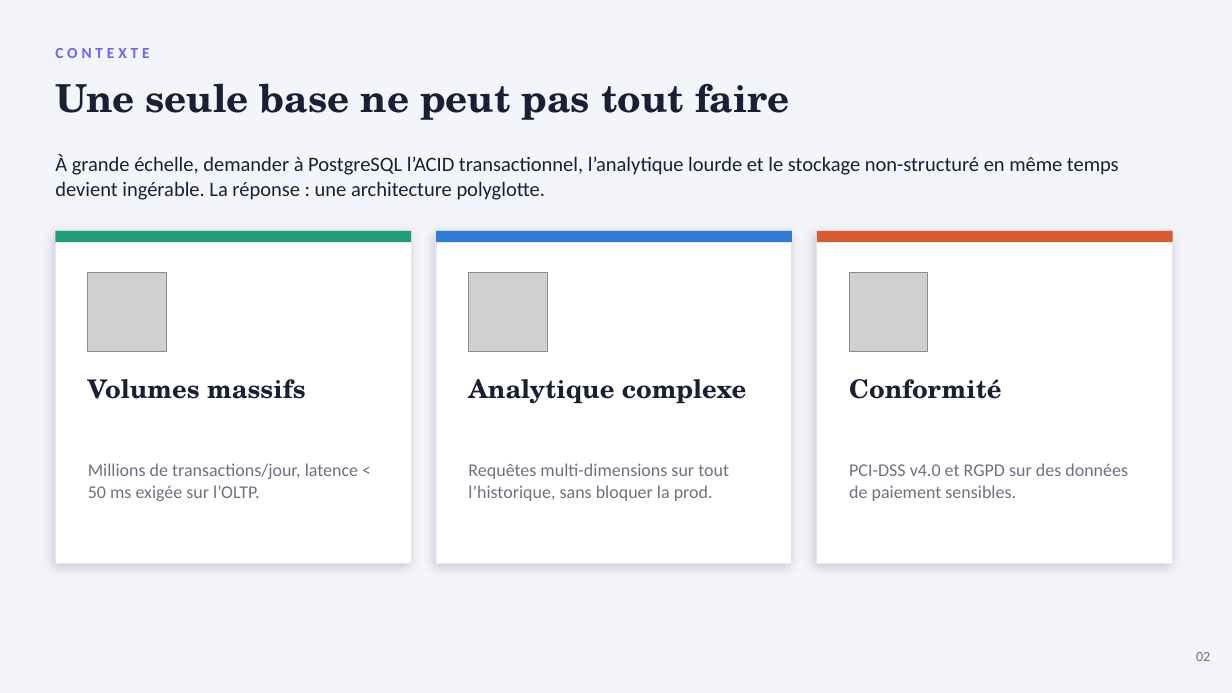
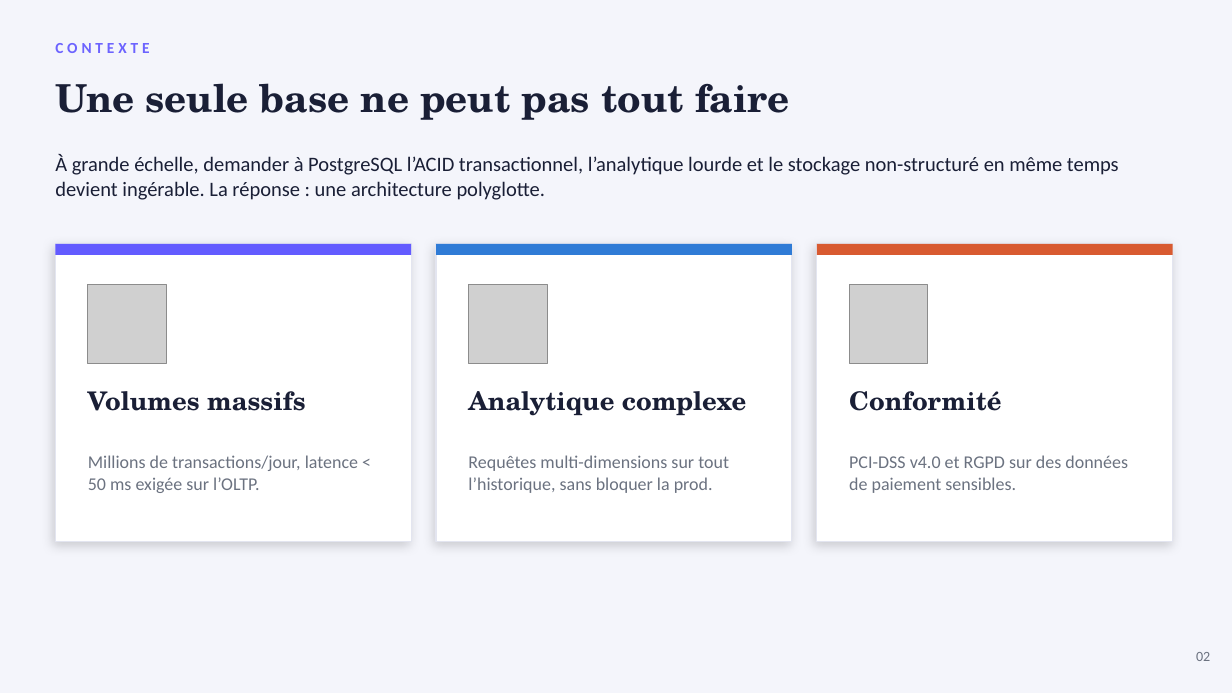
Before and after one commit to PDUCLOS/BLOC2-STRIPE, a slide deck: slide 2 of presentation/stripe_presentation_bloc2.pptx. Drawn at 1232x693 pixels with LibreOffice and Linux fonts; fonts in the diff are those of the drawing; grey boxes stand for pictures. Boxes give left, top, right and bottom in pixels: in the first picture for what was removed or moved away, otherwise in the second. Text is boxed around its words. In the diff, an @@ line names an element or a change of style, - is before the commit and + after.

```diff
--- a/presentation/stripe_presentation_bloc2.pptx
+++ b/presentation/stripe_presentation_bloc2.pptx
@@ text "CONTEXTE": place and size @@
-text "CONTEXTE" at [55, 48, 149, 58]
+text "CONTEXTE" at [55, 43, 149, 53]
@@ rectangle: place and size @@
-rectangle at [55, 231, 411, 564]
+rectangle at [55, 244, 411, 542]
@@ 3 rectangles: place and size @@
-3 rectangles at [55, 231, 1173, 242]
+3 rectangles at [55, 244, 1173, 255]
@@ rectangle at [55, 244, 411, 255]: fill #1D9E75 to #635BFF @@
@@ rectangle: place and size @@
-rectangle at [436, 231, 792, 564]
+rectangle at [436, 244, 792, 542]
@@ rectangle: place and size @@
-rectangle at [817, 231, 1173, 564]
+rectangle at [817, 244, 1173, 542]
@@ 3 pictures, 3 texts: place and size @@
-3 pictures, 3 texts at [88, 273, 1002, 404]
+3 pictures, 3 texts at [88, 285, 1002, 416]
@@ text "Millions de transactions/jour, latence < ...": place and size @@
-text "Millions de transactions/jour, latence < ..." at [88, 463, 358, 501]
+text "Millions de transactions/jour, latence < ..." at [88, 455, 358, 493]
@@ text "Requêtes multi-dimensions sur tout l’historique, ...": place and size @@
-text "Requêtes multi-dimensions sur tout l’historique, ..." at [468, 463, 729, 501]
+text "Requêtes multi-dimensions sur tout l’historique, ..." at [468, 455, 729, 493]
@@ text "PCI-DSS v4.0 et RGPD sur ...": place and size @@
-text "PCI-DSS v4.0 et RGPD sur ..." at [849, 463, 1128, 501]
+text "PCI-DSS v4.0 et RGPD sur ..." at [849, 455, 1128, 493]
```
Also in this commit, not shown: 9 other slides changed, 4 slides added, 2 slides removed, 2 other files.
